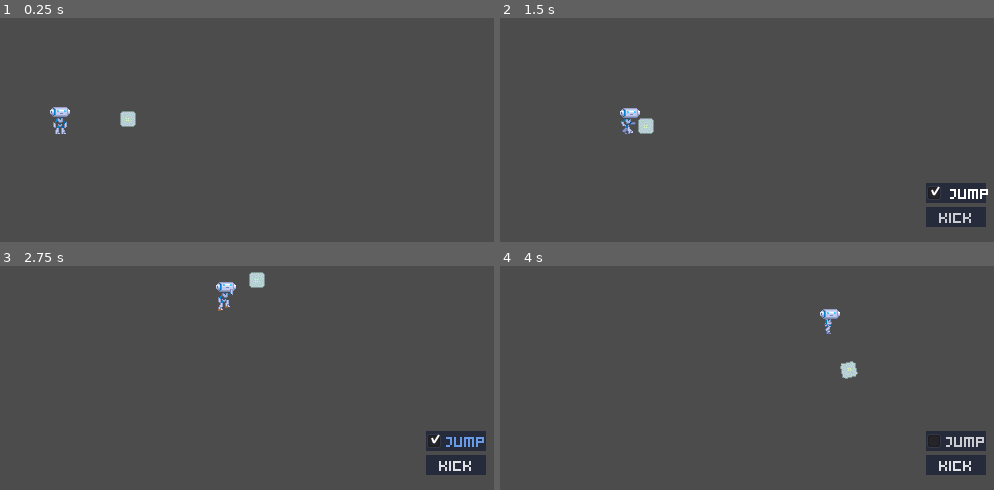
Above: before the commit, frames 1-4 (two rows, left to right).
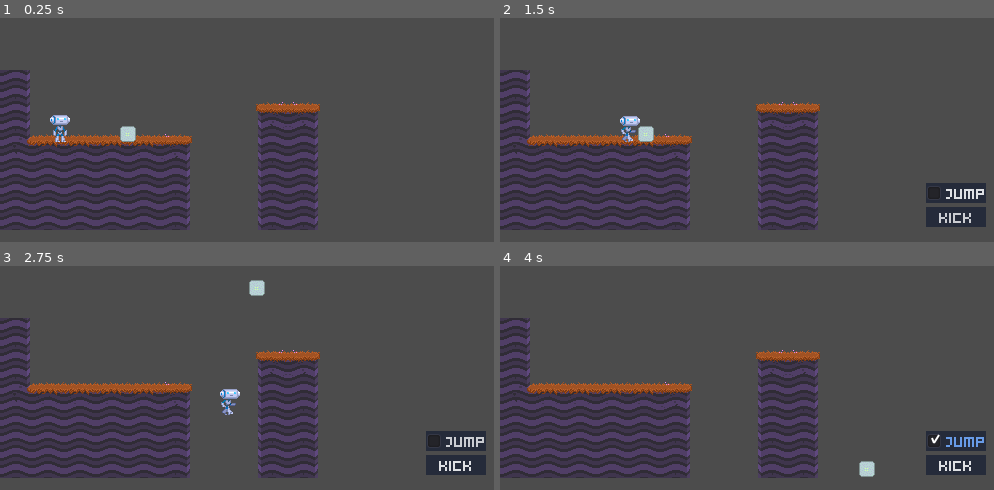
Above: after the commit, the same moments.

Repository: HexagonNico/Project-Wowie4
Game: Godot game, scene res://assets/test_scene.tscn
Two runs of this game, one before a commit and one after it. Both use one fixed random seed, a clock stepped at 60 frames per second and the inputs below.
Inputs (mouse positions are in pixels of both pictures, inside the frame that each line leads up to):
- Up to frame 1 (0.25 s): no input
- Up to frame 2 (1.5 s): move the mouse to (870, 76) at 0.52 s; click (870, 76) at 0.67 s; click "Jump" at 1.25 s
- Up to frame 3 (2.75 s): click "Kick" at 2 s
- Up to frame 4 (4 s): click "Jump" at 2.75 s; click "Kick" at 3.5 s

The runs differ from the first frame. In frame 1, 19% of the frame differs, in the area x 0-65%, y 23-95%; in frame 2, 20%; in frame 3, 20%, in the area x 0-98%, y 2-95%; in frame 4, 20%.

Commit message:
Tilemap and tileset

Diff:
--- a/assets/robot/robot.tscn
+++ b/assets/robot/robot.tscn
@@ -152,6 +152,7 @@
 [node name="JumpButton" type="CheckBox" parent="PlayerUI/ActionButtons"]
 margin_right = 60.0
 margin_bottom = 20.0
+pressed = true
 text = "Jump"
 
 [node name="KickButton" type="Button" parent="PlayerUI/ActionButtons"]
--- a/assets/test_scene.tscn
+++ b/assets/test_scene.tscn
@@ -1,37 +1,21 @@
-[gd_scene load_steps=6 format=2]
+[gd_scene load_steps=4 format=2]
 
 [ext_resource path="res://assets/robot/robot.tscn" type="PackedScene" id=1]
 [ext_resource path="res://assets/bubble_wrap/bubble_wrap_ball.tscn" type="PackedScene" id=2]
-
-[sub_resource type="RectangleShape2D" id=1]
-extents = Vector2( 80, 12 )
-
-[sub_resource type="RectangleShape2D" id=3]
-extents = Vector2( 32, 8 )
-
-[sub_resource type="RectangleShape2D" id=2]
-extents = Vector2( 16, 32 )
+[ext_resource path="res://assets/tileset/tileset.tres" type="TileSet" id=3]
 
 [node name="TestScene" type="Node2D"]
 
-[node name="Robot" parent="." instance=ExtResource( 1 )]
-position = Vector2( 64, 192 )
-
-[node name="StaticBody" type="StaticBody2D" parent="."]
+[node name="TileMap" type="TileMap" parent="."]
+tile_set = ExtResource( 3 )
+cell_size = Vector2( 32, 32 )
 collision_layer = 16
 collision_mask = 0
+format = 1
+tile_data = PoolIntArray( 262144, 3, 0, 327680, 3, 0, 327688, 536870913, 0, 327689, 1, 0, 393216, 7, 0, 393217, 0, 0, 393218, 0, 0, 393219, 0, 0, 393220, 0, 0, 393221, 1, 0, 393224, 536870915, 0, 393225, 3, 0, 458752, 2, 0, 458753, 2, 0, 458754, 2, 0, 458755, 2, 0, 458756, 2, 0, 458757, 3, 0, 458760, 536870915, 0, 458761, 3, 0, 524288, 2, 0, 524289, 2, 0, 524290, 2, 0, 524291, 2, 0, 524292, 2, 0, 524293, 3, 0, 524296, 536870915, 0, 524297, 3, 0 )
 
-[node name="CollisionShape" type="CollisionShape2D" parent="StaticBody"]
-position = Vector2( 112, 204 )
-shape = SubResource( 1 )
-
-[node name="CollisionShape2" type="CollisionShape2D" parent="StaticBody"]
-position = Vector2( 288, 152 )
-shape = SubResource( 3 )
-
-[node name="CollisionShape3" type="CollisionShape2D" parent="StaticBody"]
-position = Vector2( 16, 160 )
-shape = SubResource( 2 )
+[node name="Robot" parent="." instance=ExtResource( 1 )]
+position = Vector2( 64, 200 )
 
 [node name="BubbleWrapBall" parent="." instance=ExtResource( 2 )]
-position = Vector2( 128, 168 )
+position = Vector2( 128, 192 )
--- /dev/null
+++ b/assets/tileset/tileset.tres
@@ -0,0 +1,167 @@
+[gd_resource type="TileSet" load_steps=7 format=2]
+
+[ext_resource path="res://assets/tileset/tiles_demo.png" type="Texture" id=1]
+
+[sub_resource type="ConvexPolygonShape2D" id=1]
+points = PoolVector2Array( 32, 32, 0, 32, 0, 8, 32, 8 )
+
+[sub_resource type="ConvexPolygonShape2D" id=2]
+points = PoolVector2Array( 28, 32, 0, 32, 0, 8, 28, 8 )
+
+[sub_resource type="ConvexPolygonShape2D" id=3]
+points = PoolVector2Array( 32, 32, 0, 32, 0, 0, 32, 0 )
+
+[sub_resource type="ConvexPolygonShape2D" id=4]
+points = PoolVector2Array( 28, 32, 0, 32, 0, 0, 28, 0 )
+
+[sub_resource type="ConvexPolygonShape2D" id=5]
+points = PoolVector2Array( 28, 8, 32, 8, 32, 32, 0, 32, 0, 0, 28, 0 )
+
+[resource]
+0/name = "tiles_demo.png 0"
+0/texture = ExtResource( 1 )
+0/tex_offset = Vector2( 0, 0 )
+0/modulate = Color( 1, 1, 1, 1 )
+0/region = Rect2( 0, 0, 32, 32 )
+0/tile_mode = 0
+0/occluder_offset = Vector2( 0, 0 )
+0/navigation_offset = Vector2( 0, 0 )
+0/shape_offset = Vector2( 0, 0 )
+0/shape_transform = Transform2D( 1, 0, 0, 1, 0, 0 )
+0/shape = SubResource( 1 )
+0/shape_one_way = false
+0/shape_one_way_margin = 1.0
+0/shapes = [ {
+"autotile_coord": Vector2( 0, 0 ),
+"one_way": false,
+"one_way_margin": 1.0,
+"shape": SubResource( 1 ),
+"shape_transform": Transform2D( 1, 0, 0, 1, 0, 0 )
+} ]
+0/z_index = 0
+1/name = "tiles_demo.png 1"
+1/texture = ExtResource( 1 )
+1/tex_offset = Vector2( 0, 0 )
+1/modulate = Color( 1, 1, 1, 1 )
+1/region = Rect2( 32, 0, 32, 32 )
+1/tile_mode = 0
+1/occluder_offset = Vector2( 0, 0 )
+1/navigation_offset = Vector2( 0, 0 )
+1/shape_offset = Vector2( 0, 0 )
+1/shape_transform = Transform2D( 1, 0, 0, 1, 0, 0 )
+1/shape = SubResource( 2 )
+1/shape_one_way = false
+1/shape_one_way_margin = 1.0
+1/shapes = [ {
+"autotile_coord": Vector2( 0, 0 ),
+"one_way": false,
+"one_way_margin": 1.0,
+"shape": SubResource( 2 ),
+"shape_transform": Transform2D( 1, 0, 0, 1, 0, 0 )
+} ]
+1/z_index = 0
+2/name = "tiles_demo.png 2"
+2/texture = ExtResource( 1 )
+2/tex_offset = Vector2( 0, 0 )
+2/modulate = Color( 1, 1, 1, 1 )
+2/region = Rect2( 0, 32, 32, 32 )
+2/tile_mode = 0
+2/occluder_offset = Vector2( 0, 0 )
+2/navigation_offset = Vector2( 0, 0 )
+2/shape_offset = Vector2( 0, 0 )
+2/shape_transform = Transform2D( 1, 0, 0, 1, 0, 0 )
+2/shape = SubResource( 3 )
+2/shape_one_way = false
+2/shape_one_way_margin = 1.0
+2/shapes = [ {
+"autotile_coord": Vector2( 0, 0 ),
+"one_way": false,
+"one_way_margin": 1.0,
+"shape": SubResource( 3 ),
+"shape_transform": Transform2D( 1, 0, 0, 1, 0, 0 )
+} ]
+2/z_index = 0
+3/name = "tiles_demo.png 3"
+3/texture = ExtResource( 1 )
+3/tex_offset = Vector2( 0, 0 )
+3/modulate = Color( 1, 1, 1, 1 )
+3/region = Rect2( 32, 32, 32, 32 )
+3/tile_mode = 0
+3/occluder_offset = Vector2( 0, 0 )
+3/navigation_offset = Vector2( 0, 0 )
+3/shape_offset = Vector2( 0, 0 )
+3/shape_transform = Transform2D( 1, 0, 0, 1, 0, 0 )
+3/shape = SubResource( 4 )
+3/shape_one_way = false
+3/shape_one_way_margin = 1.0
+3/shapes = [ {
+"autotile_coord": Vector2( 0, 0 ),
+"one_way": false,
+"one_way_margin": 1.0,
+"shape": SubResource( 4 ),
+"shape_transform": Transform2D( 1, 0, 0, 1, 0, 0 )
+} ]
+3/z_index = 0
+4/name = "tiles_demo.png 4"
+4/texture = ExtResource( 1 )
+4/tex_offset = Vector2( 0, 0 )
+4/modulate = Color( 1, 1, 1, 1 )
+4/region = Rect2( 160, 32, 32, 32 )
+4/tile_mode = 0
+4/occluder_offset = Vector2( 0, 0 )
+4/navigation_offset = Vector2( 0, 0 )
+4/shape_offset = Vector2( 0, 0 )
+4/shape_transform = Transform2D( 1, 0, 0, 1, 0, 0 )
+4/shape_one_way = false
+4/shape_one_way_margin = 0.0
+4/shapes = [  ]
+4/z_index = 0
+5/name = "tiles_demo.png 5"
+5/texture = ExtResource( 1 )
+5/tex_offset = Vector2( 0, 0 )
+5/modulate = Color( 1, 1, 1, 1 )
+5/region = Rect2( 192, 32, 32, 32 )
+5/tile_mode = 0
+5/occluder_offset = Vector2( 0, 0 )
+5/navigation_offset = Vector2( 0, 0 )
+5/shape_offset = Vector2( 0, 0 )
+5/shape_transform = Transform2D( 1, 0, 0, 1, 0, 0 )
+5/shape_one_way = false
+5/shape_one_way_margin = 0.0
+5/shapes = [  ]
+5/z_index = 0
+6/name = "tiles_demo.png 6"
+6/texture = ExtResource( 1 )
+6/tex_offset = Vector2( 0, 0 )
+6/modulate = Color( 1, 1, 1, 1 )
+6/region = Rect2( 224, 32, 32, 32 )
+6/tile_mode = 0
+6/occluder_offset = Vector2( 0, 0 )
+6/navigation_offset = Vector2( 0, 0 )
+6/shape_offset = Vector2( 0, 0 )
+6/shape_transform = Transform2D( 1, 0, 0, 1, 0, 0 )
+6/shape_one_way = false
+6/shape_one_way_margin = 0.0
+6/shapes = [  ]
+6/z_index = 0
+7/name = "tiles_demo.png 7"
+7/texture = ExtResource( 1 )
+7/tex_offset = Vector2( 0, 0 )
+7/modulate = Color( 1, 1, 1, 1 )
+7/region = Rect2( 32, 64, 32, 32 )
+7/tile_mode = 0
+7/occluder_offset = Vector2( 0, 0 )
+7/navigation_offset = Vector2( 0, 0 )
+7/shape_offset = Vector2( 0, 0 )
+7/shape_transform = Transform2D( 1, 0, 0, 1, 0, 0 )
+7/shape = SubResource( 5 )
+7/shape_one_way = false
+7/shape_one_way_margin = 1.0
+7/shapes = [ {
+"autotile_coord": Vector2( 0, 0 ),
+"one_way": false,
+"one_way_margin": 1.0,
+"shape": SubResource( 5 ),
+"shape_transform": Transform2D( 1, 0, 0, 1, 0, 0 )
+} ]
+7/z_index = 0
Binary file added: assets/tileset/tiles_demo.png
Not shown, added: assets/tileset/tiles_demo.png.import
